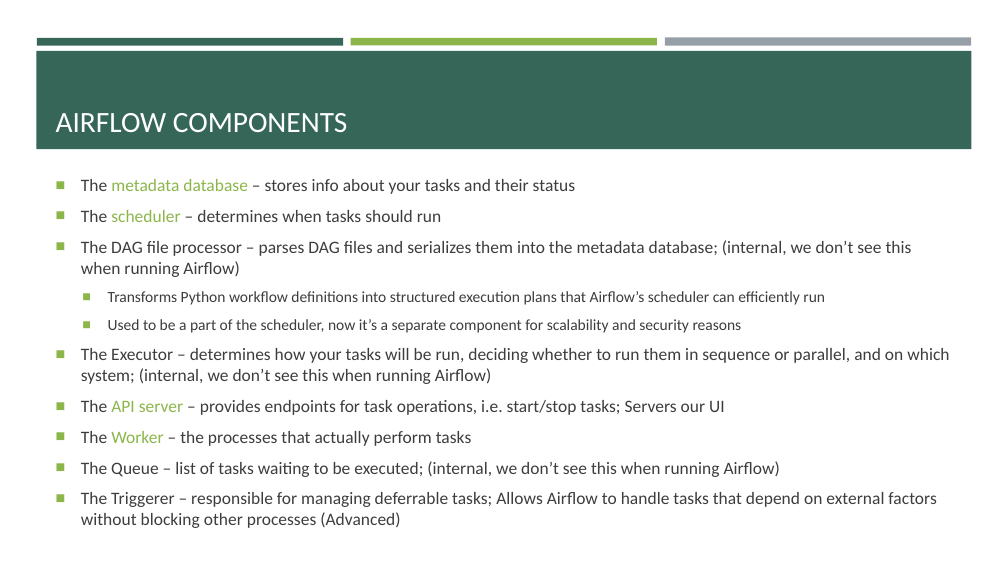
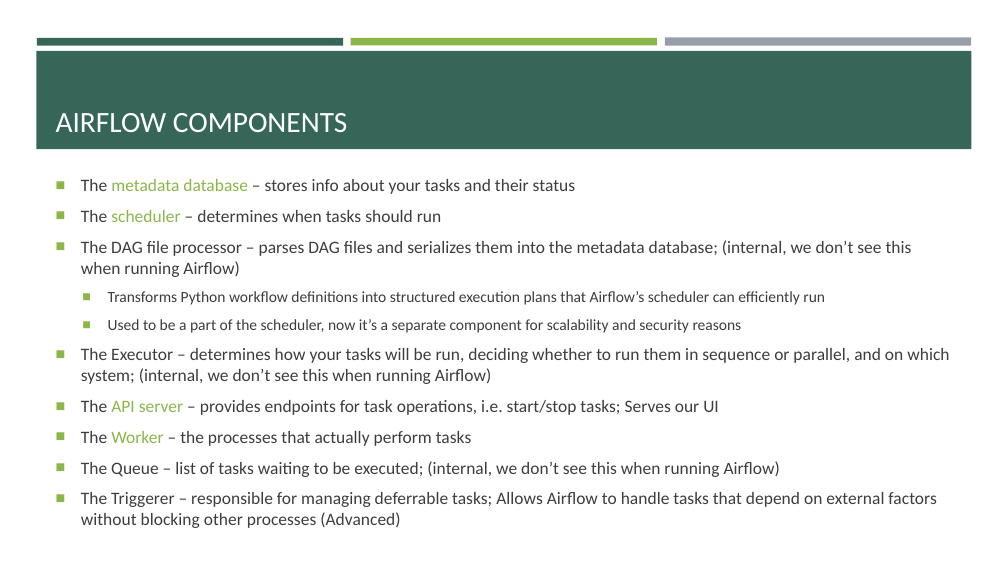
Before and after one commit to e-m-wilson/data_engineering, a slide deck: slide 7 of airflow/Airflow.pptx. Drawn at 1008x567 pixels with LibreOffice and Linux fonts; fonts in the diff are those of the drawing. Boxes give left, top, right and bottom in pixels: in the first picture for what was removed or moved away, otherwise in the second. Text is boxed around its words. In the diff, an @@ line names an element or a change of style, - is before the commit and + after.

```diff
--- a/airflow/Airflow.pptx
+++ b/airflow/Airflow.pptx
@@ text at <box>81,400,719,415</box>: text changed @@
-■ The API server – provides endpoints for task operations, i.e. start/stop tasks; Servers our UI
+■ The API server – provides endpoints for task operations, i.e. start/stop tasks; Serves our UI
```
Also in this commit, not shown: 1 other slide changed, 12 slides added.
